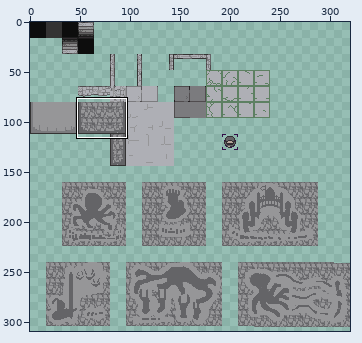
File history of a sprite sheet, assets/images/terrains/semi_surface.v.2.png. Above: a wide view before the commit, with the close-up outlined.
Close-up. As it was:
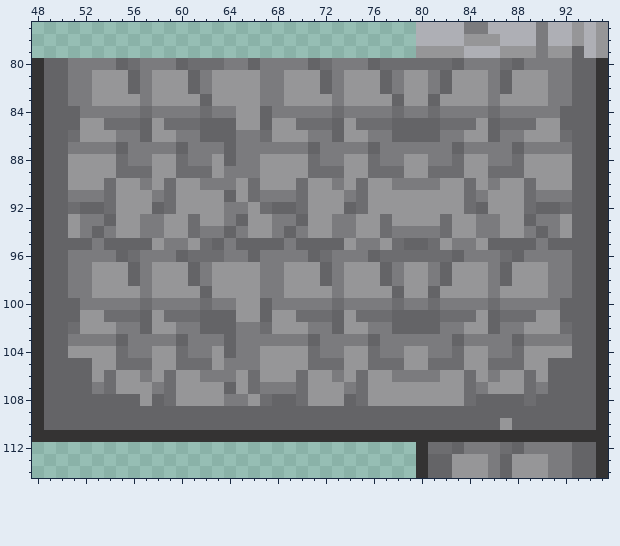
The file is 320x320 pixels. Colours within 5 levels of each other are drawn and written as one. Shown: x 48..95, y 77..114. The wide view leaves out empty margins. The commit also changed other parts of the picture, which this record leaves out.
And afterwards:
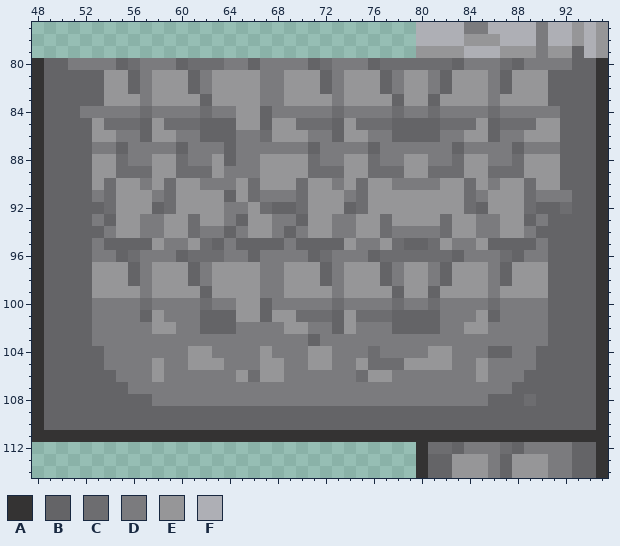
Palette (. is transparent): A #343333  B #646467  C #6d6d70  D #7b7b7e  E #969698  F #aeafb5
Changes in this commit:
y 81..83: x 51..53 DDE -> BBB; x 91..92 DD -> BB
y 85: x 52 E -> B
y 86: x 51..52 CE -> BB; x 92 C -> B
y 87: x 51..52 DD -> BB; x 92 D -> B
y 88..90: x 51..52 EE -> BB; x 92 E -> B
y 91: x 51..52 DD -> BB
y 92: x 51 C -> B
y 93..94: x 51..52 ED -> BB; x 91..92 DE -> BB
y 96..99: x 51..52 DD -> BB; x 91..92 DD -> BB
y 100: x 52 D -> B; x 91 D -> B
y 101: x 52..56 EECCC -> BDDDD; x 59..61 CCC -> DDD; x 82..84 CCC -> DDD; x 87..91 CCCEE -> DDDDB
y 102: x 51..54 CEEE -> BBDD; x 57 B -> D; x 67..68 CE -> DD; x 75 E -> D; x 86 B -> D; x 89..92 EEEC -> DDBB
y 103: x 51..52 DD -> BB; x 55 B -> D; x 60 B -> D; x 64 B -> D; x 76 B -> D; x 83 B -> D; x 88 B -> D; x 91..92 DD -> BB
y 104: x 51..55 EEEEC -> BBBDD; x 58..64 EECDDEB -> DDDEEDD; x 68..72 EEECD -> DDDEE; x 74..75 EE -> DD; x 79..92 EEDDCEEDDCEEEE -> DDEEDDDBBDDBBB
y 105: x 53..57 EECCC -> BDDDD; x 59..62 ECCC -> DDEE; x 69..74 EECCCE -> DDEEDD; x 81..84 CCCE -> EEDD; x 86..90 CCCEE -> DDDDB
y 106: x 53..56 ECEE -> BBDD; x 59..61 CEE -> DDD; x 69..72 ECEE -> DDDD; x 74 E -> D; x 82..84 EEC -> DDD; x 87..90 EECE -> DDBB
y 107: x 53..57 DCEEE -> BBBDD; x 59..66 CEEEEBEC -> DDDDDDDD; x 70..73 CEEE -> DDDD; x 75..84 CEEEEEEEEC -> DDDDDDDDDD; x 86..90 EEECD -> DDBBB
y 108: x 57..63 EBCEEEE -> BDDDDDD; x 66..85 ECBBCEEEBCEEEEEEEECB -> DDDDDDDDDDDDDDDDDDDD
y 110: x 87 E -> B
